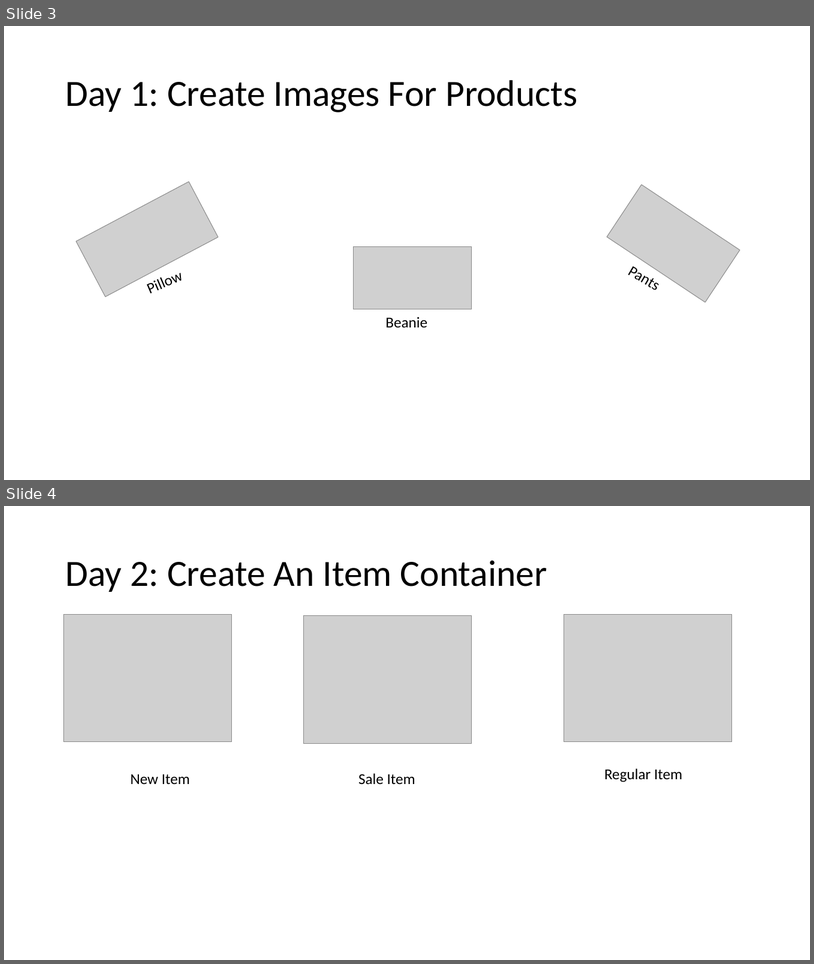
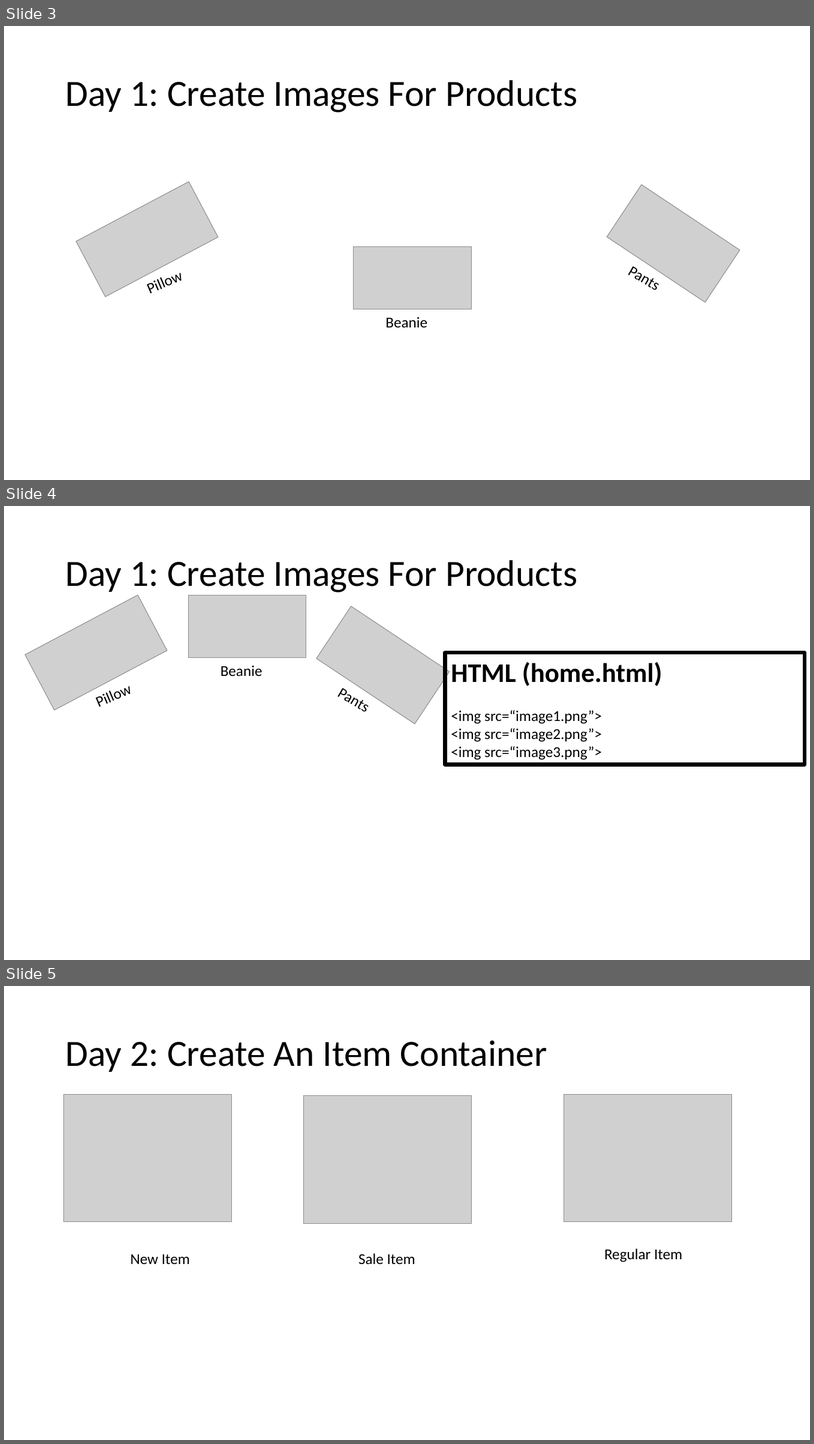
Before and after one commit to MrJoshGross/Course-Curricular-Material, a slide deck: Computer Science Discoveries/Projects/Project 3/Project 3 Checklist.pptx. Shown one above the other, each under a label of ours: slides 3 and 4 before the commit, slides 3, 4 and 5 after it. The pictures are 814x964 and 814x1444 pixels, drawn with LibreOffice and Linux fonts; fonts in the diff are those of the drawing; grey boxes stand for pictures. Boxes give left, top, right and bottom in pixels: in the first picture for what was removed or moved away, otherwise in the second. Text is boxed around its words. In the diff, an @@ line names an element or a change of style, - is before the commit and + after.

```diff
--- a/Computer Science Discoveries/Projects/Project 3/Project 3 Checklist.pptx
+++ b/Computer Science Discoveries/Projects/Project 3/Project 3 Checklist.pptx
@@ slide 4 added at <box>4,506,810,960</box>, background #FFFFFF @@
@@ title added at <box>65,560,578,592</box>, 44 pt, text #000000 @@
+Day 1: Create Images For Products
@@ picture added at <box>25,595,167,710</box> @@
@@ picture added at <box>189,595,306,658</box> @@
@@ picture added at <box>317,606,450,724</box> @@
@@ text added at <box>221,665,263,676</box>, 18 pt, text #000000 @@
+Beanie
@@ rectangle added at <box>446,652,806,765</box>, outline #000000 4.5 pt, 18 pt, text #000000 @@
+HTML (home.html)
+<img src=“image1.png”>
+<img src=“image2.png”>
+<img src=“image3.png”>
@@ text added at <box>86,674,141,715</box>, 18 pt, text #000000 @@
+Pillow
@@ text added at <box>329,677,381,721</box>, 18 pt, text #000000 @@
+Pants
@@ what was slide 4 is now slide 5 @@
```
Also in this commit, not shown: 8 slides changed, 1 other file.
